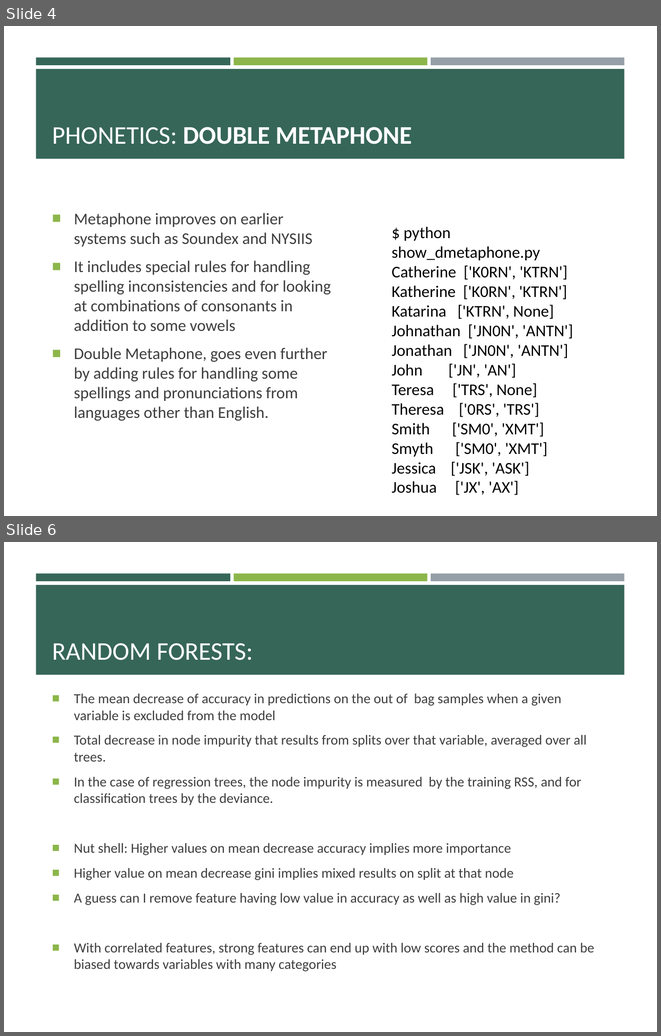
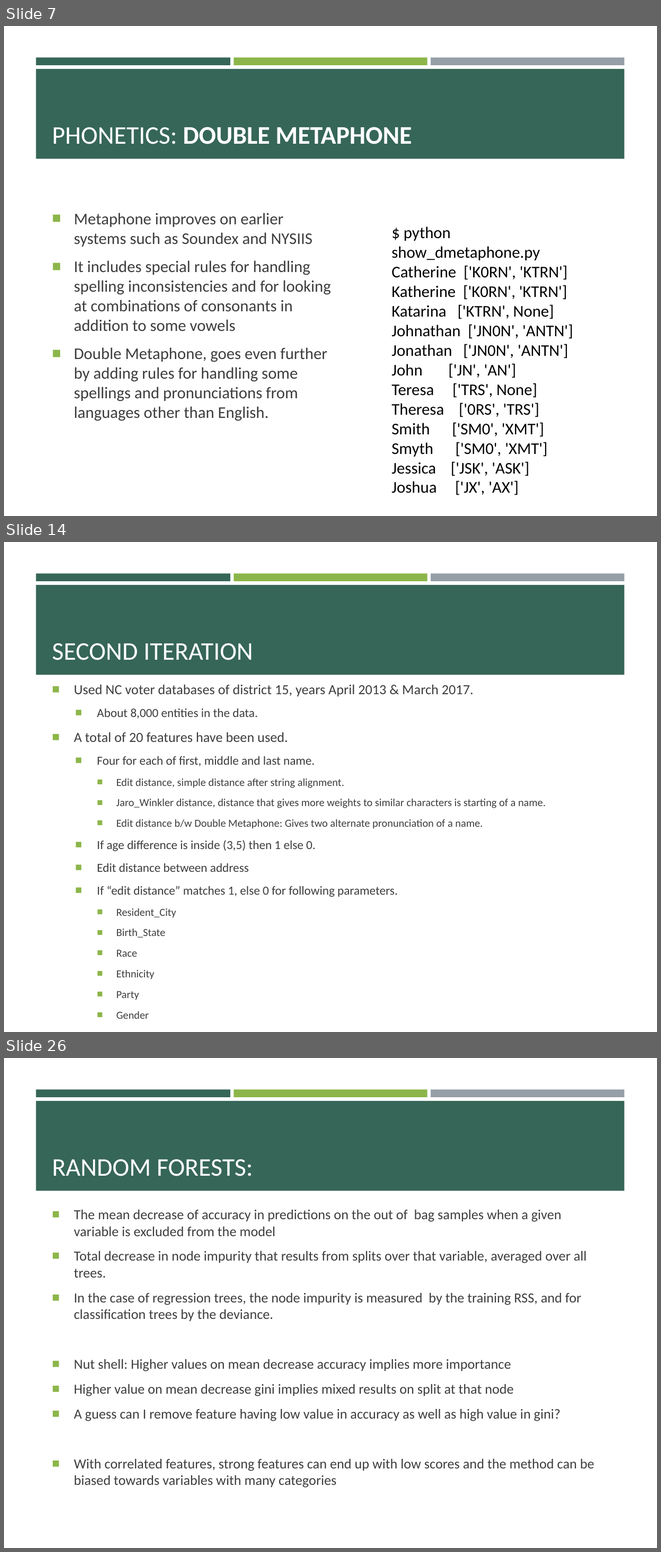
Before and after one commit to pulkitjain1004/autoRL, a slide deck: Record_Linkage.pptx. Shown one above the other, each under a label of ours: slides 4 and 6 before the commit, slides 7, 14 and 26 after it; the slides between them are not shown. The pictures are 661x1036 and 661x1552 pixels, drawn with LibreOffice and Linux fonts; fonts in the diff are those of the drawing. Boxes give left, top, right and bottom in pixels: in the first picture for what was removed or moved away, otherwise in the second. Text is boxed around its words. In the diff, an @@ line names an element or a change of style, - is before the commit and + after.

```diff
--- a/Record_Linkage.pptx
+++ b/Record_Linkage.pptx
@@ slide 14 added at [4, 542, 657, 1032], background #FFFFFF; not listed: 4 template elements that a slide beside it also shows @@
@@ title added at [52, 643, 253, 660], 28 pt, text #FFFFFF @@
+SECOND ITERATION
@@ text added at [74, 685, 546, 1018], 11.9 pt, text #3D3D3D @@
+■ Used NC voter databases of district 15, years April 2013 & March 2017.
+  ■ About 8,000 entities in the data.
+■ A total of 20 features have been used.
+  ■ Four for each of first, middle and last name.
+    ■ Edit distance, simple distance after string alignment.
+    ■ Jaro_Winkler distance, distance that gives more weights to similar characters is starting of a name.
+    ■ Edit distance b/w Double Metaphone: Gives two alternate pronunciation of a name.
+  ■ If age difference is inside (3,5) then 1 else 0.
+  ■ Edit distance between address
+  ■ If “edit distance” matches 1, else 0 for following parameters.
+    ■ Resident_City
+    ■ Birth_State
+    ■ Race
+    ■ Ethnicity
+    ■ Party
+    ■ Gender
@@ what was slide 4 is now slide 7 @@
@@ what was slide 6 is now slide 26 @@
```
Also in this commit, not shown: 1 slide changed, 21 other slides added, 1 slide removed.
